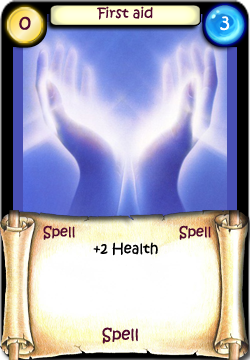
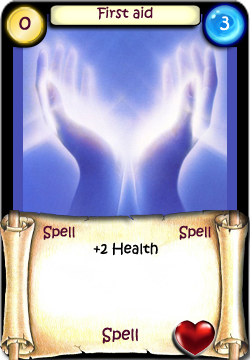
Layer changes from the first 250 × 360 image to the second:
showed "Health" (2nd of 2, in "UI") over 175, 320, 215, 356
